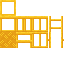
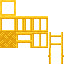
Layers edited between the first and the second 64px x 64px image:
painted on "yellow_ladder_side" over 48, 32, 64, 64
painted on "yellow_ladder_front" over 49, 16, 63, 48
painted on "yellow_ladder_cage" over 32, 32, 48, 48
painted on "yellow_ladder_cage_extension" over 32, 16, 48, 32
painted on "yellow_catwalk_stairs_front" over 16, 32, 32, 48
painted on "yellow_catwalk_stairs_side" over 16, 16, 32, 32
painted on "yellow_catwalk_side" over 0, 16, 16, 32
painted on "yellow_catwalk_top" over 0, 0, 16, 16
moved "yellow_treadplate" below "yellow_catwalk_top", painted on it over 0, 32, 16, 48
